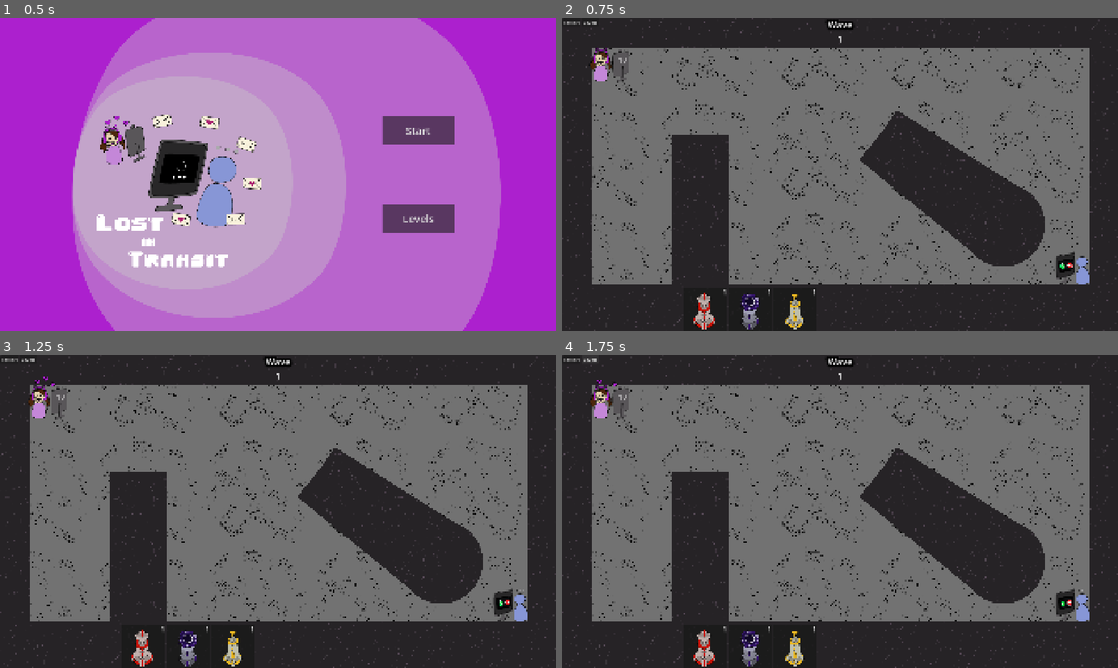
Above: before the commit, frames 1-4 (two rows, left to right).
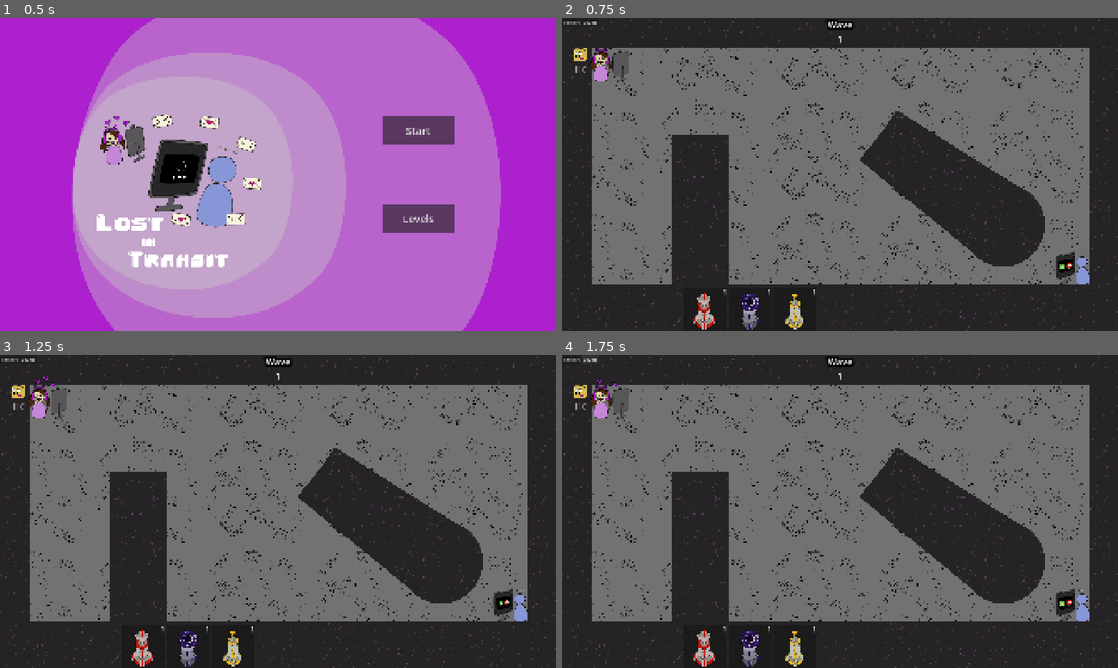
Above: after the commit, the same moments.

Repository: ryupold/ld59
Game: Godot game, scene res://scenes/main.tscn
The game is run twice, just before and just after one commit, with the same random seed, the same clock (stepped at 60 frames per second) and the same inputs.
Inputs:
- Up to frame 1 (0.5 s): no input
- Up to frame 2 (0.75 s): click "Start" at 0.5 s
- Up to frame 3 (1.25 s): no input
- Up to frame 4 (1.75 s): click "Restart" at 1.25 s

Frame 1 is identical in both runs. In frame 2, 0.2% of the frame differs, in the area x 2-92%, y 9-81%; in frame 3, 0.1%; in frame 4, 0.2%.

Commit message:
show signal strength as progressbar

Diff:
--- a/ld59-game/entities/receiver/receiver.gd
+++ b/ld59-game/entities/receiver/receiver.gd
@@ -27,11 +27,11 @@
 func prepareForNextWave(wave: int):
 	currentState = State.CallIncoming
 	patience = 100
-	updateRequiredSignal()
+	updateLabels()
 	updateAnimation()
 
 func onGameTick():
-	updateRequiredSignal()
+	updateLabels()
 	updatePatience()
 	updateAnimation()
 
@@ -39,15 +39,21 @@
 	if currentState == State.CallIncoming:
 		$AnimatedSprite2D.animation = "incoming"
 		patienceProgressBar.visible = false
-		$RequiredSignalLabel.visible = false
+		#$RequiredLabel.visible = false
+		$SignalLabel.visible = false
+		$SignalProgressBar.visible = false
 	elif GameState.isConnectionGood:
 		$AnimatedSprite2D.animation = "good"
 		patienceProgressBar.visible = true
-		$RequiredSignalLabel.visible = true
+		#$RequiredLabel.visible = true
+		$SignalLabel.visible = true
+		$SignalProgressBar.visible = true
 	else:
 		$AnimatedSprite2D.animation = "bad"
 		patienceProgressBar.visible = true
-		$RequiredSignalLabel.visible = true
+		#$RequiredLabel.visible = true
+		$SignalLabel.visible = true
+		$SignalProgressBar.visible = true
 
 	if GameState.isConnectionGood:
 		patienceProgressBar.tint_progress = Color.DIM_GRAY
@@ -69,8 +75,11 @@
 		print("AAAARRGGHHH!!!")
 		GameState.onGameOver.emit()
 
-func updateRequiredSignal():
-	$RequiredSignalLabel.text = "signal: " + ("%.2f" % GameState._signal) + "\n" + "required: " + ("%.2f" % GameState.minSignal)
+func updateLabels():
+	$RequiredLabel.text = ("%.2f" % GameState.minSignal)
+	$SignalLabel.text = ("%.2f" % GameState._signal)
+	$SignalProgressBar.max_value = GameState.minSignal
+	$SignalProgressBar.value = GameState._signal
 
 func startOrEndCall():
 	if GameState.packetsToSend > 0:
--- a/ld59-game/entities/receiver/receiver.tscn
+++ b/ld59-game/entities/receiver/receiver.tscn
@@ -116,9 +116,16 @@
 radius = 91.197586
 
 [sub_resource type="LabelSettings" id="LabelSettings_ufwo3"]
+resource_local_to_scene = true
 font_size = 50
-outline_size = 10
+outline_size = 30
 outline_color = Color(0.012617188, 0.012617188, 0.012617188, 1)
+shadow_offset = Vector2(5, 5)
+
+[sub_resource type="LabelSettings" id="LabelSettings_hec4t"]
+font_size = 30
+outline_size = 30
+outline_color = Color(0, 0, 0, 1)
 
 [node name="Receiver" type="StaticBody2D" unique_id=2106263029]
 script = ExtResource("2_iliiv")
@@ -151,13 +158,44 @@
 nine_patch_stretch = true
 texture_progress = ExtResource("4_ufwo3")
 
-[node name="RequiredSignalLabel" type="Label" parent="." unique_id=32983787]
+[node name="SignalProgressBar" type="TextureProgressBar" parent="." unique_id=44730534]
 offset_left = -193.0
-offset_top = 216.0
-offset_right = 197.0
-offset_bottom = 328.0
-text = "required signal
-3.14"
+offset_top = 254.0
+offset_right = 309.0
+offset_bottom = 327.0
+value = 50.0
+rounded = true
+nine_patch_stretch = true
+texture_under = ExtResource("4_ufwo3")
+texture_progress = ExtResource("4_ufwo3")
+tint_progress = Color(0, 0.5085073, 0.34064347, 1)
+
+[node name="RequiredLabel" type="Label" parent="." unique_id=32983787]
+visible = false
+offset_left = 309.0
+offset_top = 254.0
+offset_right = 625.0
+offset_bottom = 323.0
+text = "3.14"
 label_settings = SubResource("LabelSettings_ufwo3")
-horizontal_alignment = 3
-vertical_alignment = 3
+vertical_alignment = 1
+
+[node name="SignalLabel" type="Label" parent="." unique_id=727530896]
+offset_left = -193.0
+offset_top = 254.0
+offset_right = 309.0
+offset_bottom = 327.0
+text = "3.14"
+label_settings = SubResource("LabelSettings_ufwo3")
+horizontal_alignment = 1
+vertical_alignment = 1
+
+[node name="Label" type="Label" parent="SignalLabel" unique_id=1288462782]
+layout_mode = 0
+offset_top = 73.0
+offset_right = 502.0
+offset_bottom = 146.0
+text = "signal strength"
+label_settings = SubResource("LabelSettings_hec4t")
+horizontal_alignment = 1
+vertical_alignment = 1
--- a/ld59-game/entities/sender/sender.tscn
+++ b/ld59-game/entities/sender/sender.tscn
@@ -2,6 +2,7 @@
 
 [ext_resource type="Script" uid="uid://c3bncaxlpwi7c" path="res://entities/sender/sender.gd" id="1_347e5"]
 [ext_resource type="Texture2D" uid="uid://c10l4hs3irmwn" path="res://entities/sender/sender.webp" id="2_347e5"]
+[ext_resource type="Texture2D" uid="uid://b3tdtukpsnrn8" path="res://entities/packet/sprites/large_package_4.webp" id="3_b3yud"]
 
 [sub_resource type="AtlasTexture" id="AtlasTexture_b3yud"]
 atlas = ExtResource("2_347e5")
@@ -71,12 +72,20 @@
 shape = SubResource("CircleShape2D_347e5")
 
 [node name="PacketsToSentLabel" type="Label" parent="." unique_id=1576197016]
-offset_left = 39.0
-offset_top = -60.0
-offset_right = 189.0
-offset_bottom = 36.0
-pivot_offset = Vector2(93, 34)
-text = "100"
+offset_left = -387.0
+offset_top = 35.0
+offset_right = -187.0
+offset_bottom = 131.0
+pivot_offset = Vector2(100, 48)
+text = "10011"
 label_settings = SubResource("LabelSettings_347e5")
 horizontal_alignment = 1
 vertical_alignment = 1
+
+[node name="TextureRect" type="TextureRect" parent="." unique_id=1189180587]
+offset_left = -354.0
+offset_top = -134.0
+offset_right = -218.0
+offset_bottom = 9.0
+texture = ExtResource("3_b3yud")
+stretch_mode = 4
Not shown: 1 places in ld59-game/entities/receiver/receiver.tscn that only renumber resources
Binary file changed: ld59-game/entities/receiver/receiver_incoming.webp
Not shown, changed: ld59-game/entities/receiver/receiver_incoming.webp.import
